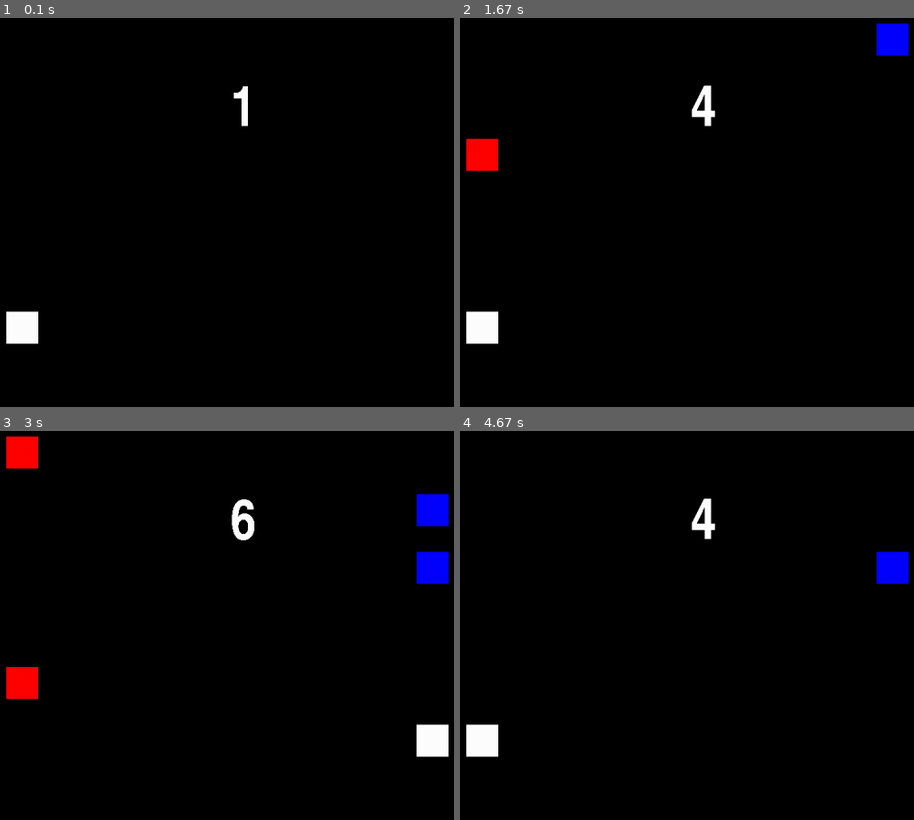
Above: before the commit, frames 1-4 (two rows, left to right).
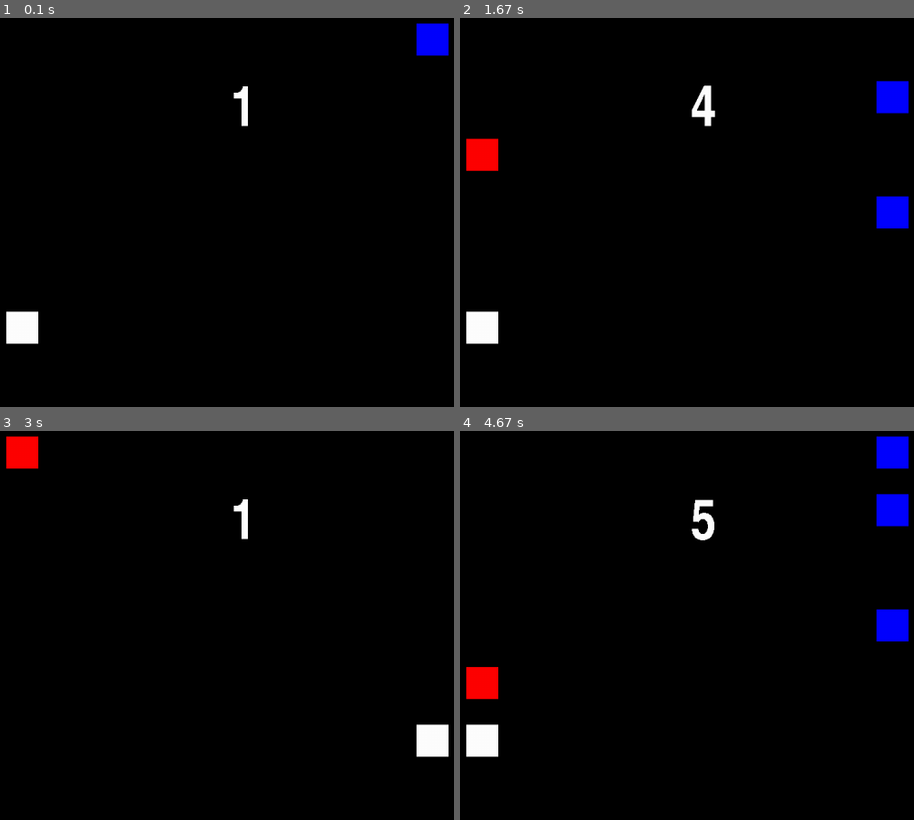
Above: after the commit, the same moments.

Repository: DoubtingFive/Python
Game: pygame game, started from Pygame/block.py
The game is run twice, just before and just after one commit, with the same random seed, the same clock (stepped at 60 frames per second) and the same inputs.
Inputs:
- Up to frame 1 (0.1 s): no input
- Up to frame 2 (1.67 s): hold Right 0.33-0.8 s; hold Right 0.83-1.3 s; hold Left from 1.33 s (still down)
- Up to frame 3 (3 s): release Left at 1.87 s; hold Left 1.9-2.3 s; hold Right 2.33-2.97 s
- Up to frame 4 (4.67 s): hold Left 3-3.47 s; hold Right 3.5-3.97 s; hold Right 4-4.47 s; hold Left from 4.5 s (still down)

The runs differ from the first frame. In frame 1, 0.6% of the frame differs, in the area x 91-99%, y 1-10%; in frame 2, 1.8%; in frame 3, 2.2%; in frame 4, 3.4%, in the area x 1-99%, y 1-70%.

Commit message:
Update block.py

Diff:
--- a/Pygame/block.py
+++ b/Pygame/block.py
@@ -30,10 +30,10 @@
     global isGame
     global score
     score += 1
-    x = random.randint(0,3)
-    if x == 0:
+    x = random.randint(0,4)
+    if x <= 1:
         obstacles.append([leftSide,0,colors[2],0,True])
-    if x == 1:
+    elif x >= 3:
         obstacles.append([rightSide,0,colors[3],0,False])
     obstaclesRem = []
     leftDanger = False
